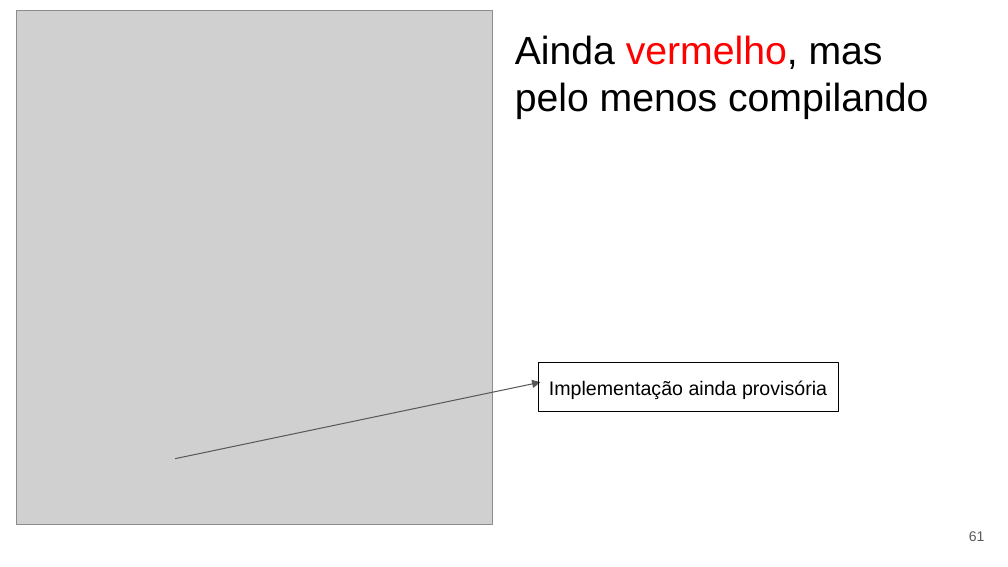
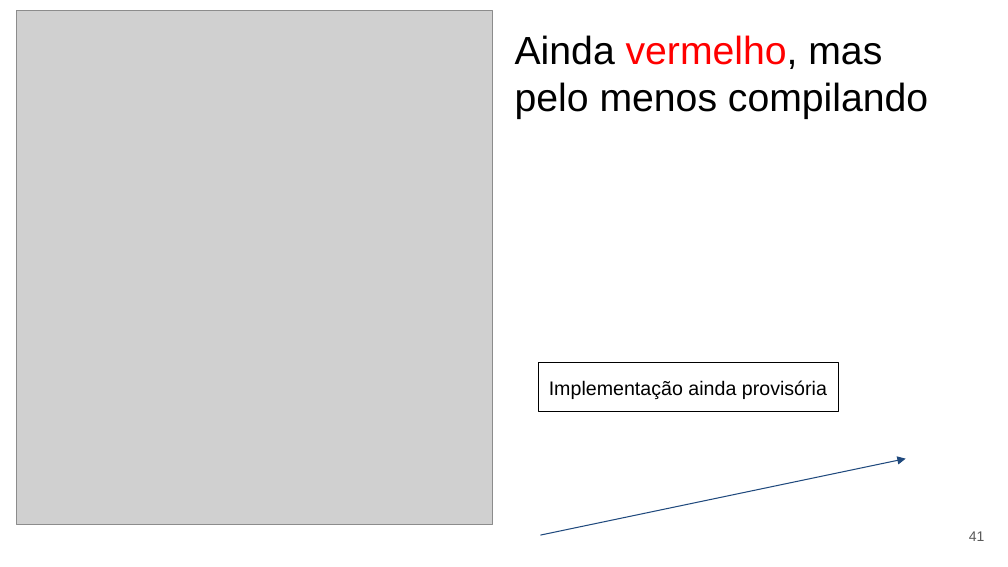
Before and after one commit to eduardocunha11/firstblog, a slide deck: slide 41 of aulas/gsi526/aula12-testes.pptx (slide 61 before the commit). Drawn at 1008x567 pixels with LibreOffice and Linux fonts; fonts in the diff are those of the drawing; grey boxes stand for pictures. Boxes give left, top, right and bottom in pixels: in the first picture for what was removed or moved away, otherwise in the second. Text is boxed around its words. In the diff, an @@ line names an element or a change of style, - is before the commit and + after.

```diff
--- a/aulas/gsi526/aula12-testes.pptx
+++ b/aulas/gsi526/aula12-testes.pptx
@@ arrow removed from (175, 459) to (540, 382) @@
@@ rectangle "Implementação ainda provisória" at box(539, 363, 840, 411): outline #000000 0.75 pt to #000000 0.74 pt @@
@@ freeform shape added at box(540, 459, 905, 535), outline #1F497D 0.74 pt @@
@@ page number at box(969, 531, 985, 541): text changed @@
-61
+41
```
Also in this commit, not shown: 32 other slides changed, 1 slide added, 24 slides removed, 3 other files.
